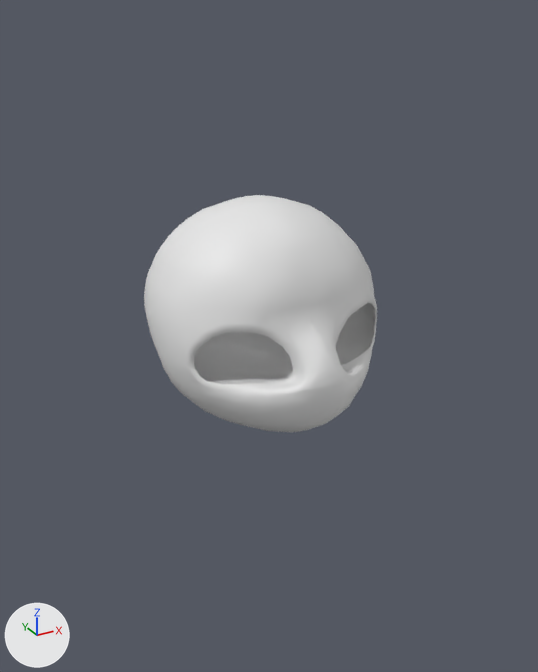
The Blender file my-lovely-cafe/ASSETS/3D/KittyCar.blend as it was, and as the next commit left it.
Camera for both pictures: a 50 mm camera at (-1.76, -4.52, 3.66) aimed at (0.53, -0.35, 1.58). Arrows for +X, +Y and +Z are at lower left; the lights stay in place. The picture after the commit comes second. The same objects are shown in both versions, whatever each file hides.

The first picture shows 'CatBase.001'.
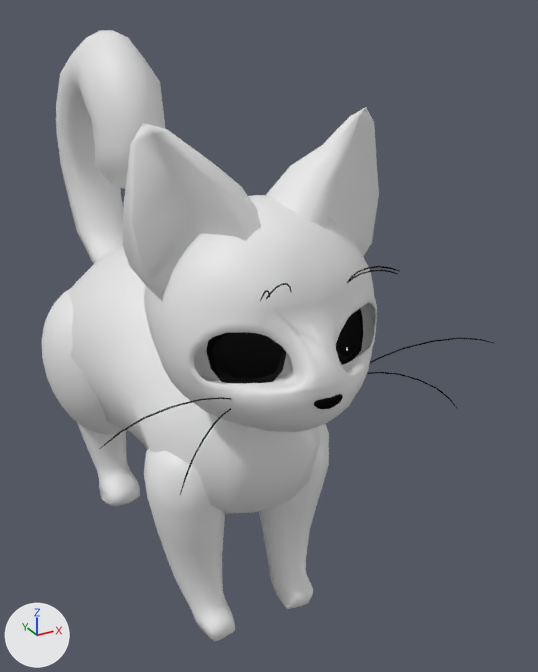
What the commit changed:
me_plane_002 is used by ob_catbase_001; location (0.0, 0.0, 0.0).
me_plane_002 had 842 vertices, 862 faces and spanned x -0.616..0.616, y -1.923..-0.604, z 1.645..2.784.
me_plane_002 now has 3307 vertices, 3370 faces and spans x -1.104..1.104, y -2.022..2.086, z -0.03..3.524.
me_plane_002 part 1: 2465 vertices added at x -1.104..1.104, y -2.022..2.086, z -0.03..3.524.
me_plane_002 no longer uses material mat_cheek_fur (white #e7e7e7).
me_plane_002 gains material mat_black.

Where the change shows, as pixel boxes [x1, y1, x2, y2] in the pictures (538 x 672 px):
'CatBase.001', reshaped (94% wider, 158% taller)
    before: [144, 195, 377, 432]
    after: [42, 30, 495, 642]
part 1 of me_plane_002, added
    after: [42, 30, 495, 642]
